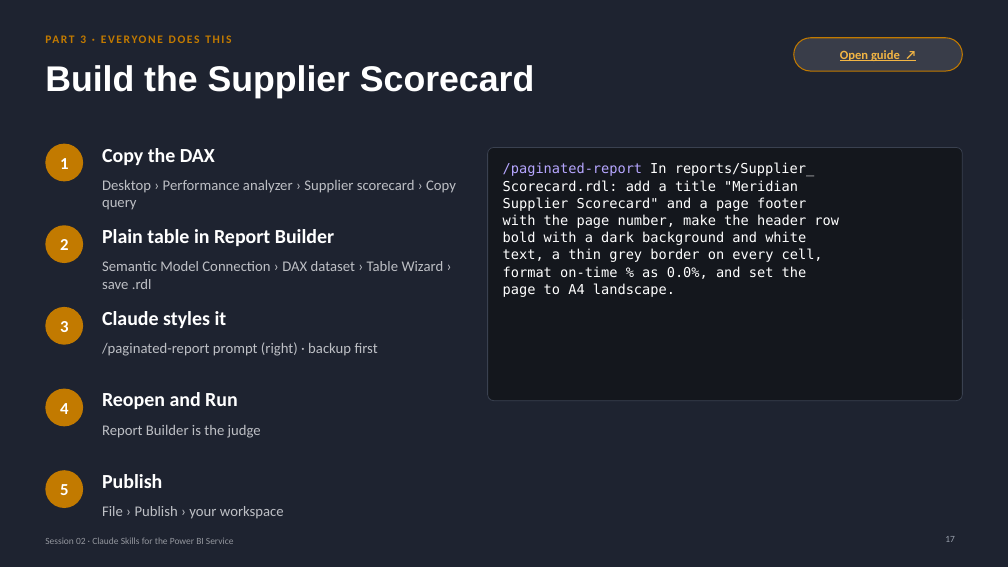
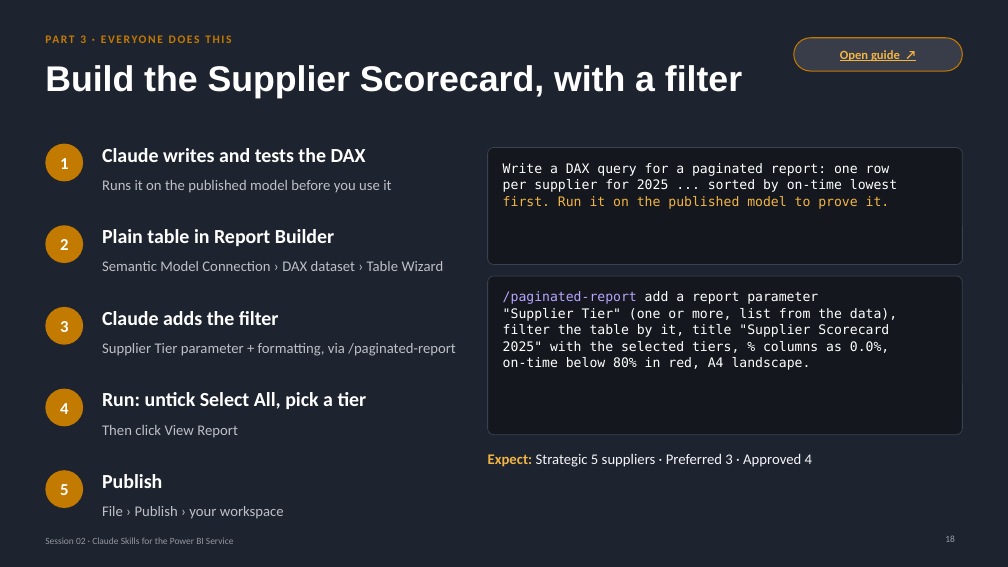
Before and after one commit to kumar98rishav-oss/Claude-AI-Power-BI, a slide deck: slide 18 of session-02/Session02_PowerBI_Service_Paginated_Skills.pptx (slide 17 before the commit). Drawn at 1008x567 pixels with LibreOffice and Linux fonts; fonts in the diff are those of the drawing. Boxes give left, top, right and bottom in pixels: in the first picture for what was removed or moved away, otherwise in the second. Text is boxed around its words. In the diff, an @@ line names an element or a change of style, - is before the commit and + after.

```diff
--- a/session-02/Session02_PowerBI_Service_Paginated_Skills.pptx
+++ b/session-02/Session02_PowerBI_Service_Paginated_Skills.pptx
@@ title at [45,65,742,98]: text changed @@
-Build the Supplier Scorecard
+Build the Supplier Scorecard, with a filter
@@ text at [102,148,366,162]: text changed @@
-Copy the DAX
+Claude writes and tests the DAX
@@ rounded rectangle: place and size @@
-rounded rectangle at [488,147,963,401]
+rounded rectangle at [488,147,963,265]
@@ rounded rectangle at [488,147,963,265]: proportions changed @@
@@ text at [503,163,897,209]: text changed; size 13 to 12.5 pt @@
-/paginated-report In reports/Supplier_
-Scorecard.rdl: add a title "Meridian
-Supplier Scorecard" and a page footer
-with the page number, make the header row
-bold with a dark background and white
-text, a thin grey border on every cell,
-format on-time % as 0.0%, and set the
-page to A4 landscape.
+Write a DAX query for a paginated report: one row
+per supplier for 2025 ... sorted by on-time lowest
+first. Run it on the published model to prove it.
@@ text at [102,180,391,193]: text changed @@
-Desktop › Performance analyzer › Supplier scorecard › Copy query
+Runs it on the published model before you use it
@@ text at [102,261,444,271]: text changed @@
-Semantic Model Connection › DAX dataset › Table Wizard › save .rdl
+Semantic Model Connection › DAX dataset › Table Wizard
@@ rounded rectangle added at [488,276,963,435], fill #14171D, outline #3A4150 0.75 pt @@
@@ text added at [503,291,897,370], 12.5 pt, text #FFFFFF @@
+/paginated-report add a report parameter
+"Supplier Tier" (one or more, list from the data),
+filter the table by it, title "Supplier Scorecard
+2025" with the selected tiers, % columns as 0.0%,
+on-time below 80% in red, A4 landscape.
@@ text at [102,311,279,325]: text changed @@
-Claude styles it
+Claude adds the filter
@@ text at [102,343,456,356]: text changed @@
-/paginated-report prompt (right) · backup first
+Supplier Tier parameter + formatting, via /paginated-report
@@ text at [102,392,367,409]: text changed @@
-Reopen and Run
+Run: untick Select All, pick a tier
@@ text at [102,425,238,438]: text changed @@
-Report Builder is the judge
+Then click View Report
@@ text added at [488,453,812,467], 14 pt, text #F4F5F8 @@
+Expect: Strategic 5 suppliers · Preferred 3 · Approved 4
```
Also in this commit, not shown: 2 other slides changed, 5 slides added, 2 other files.
